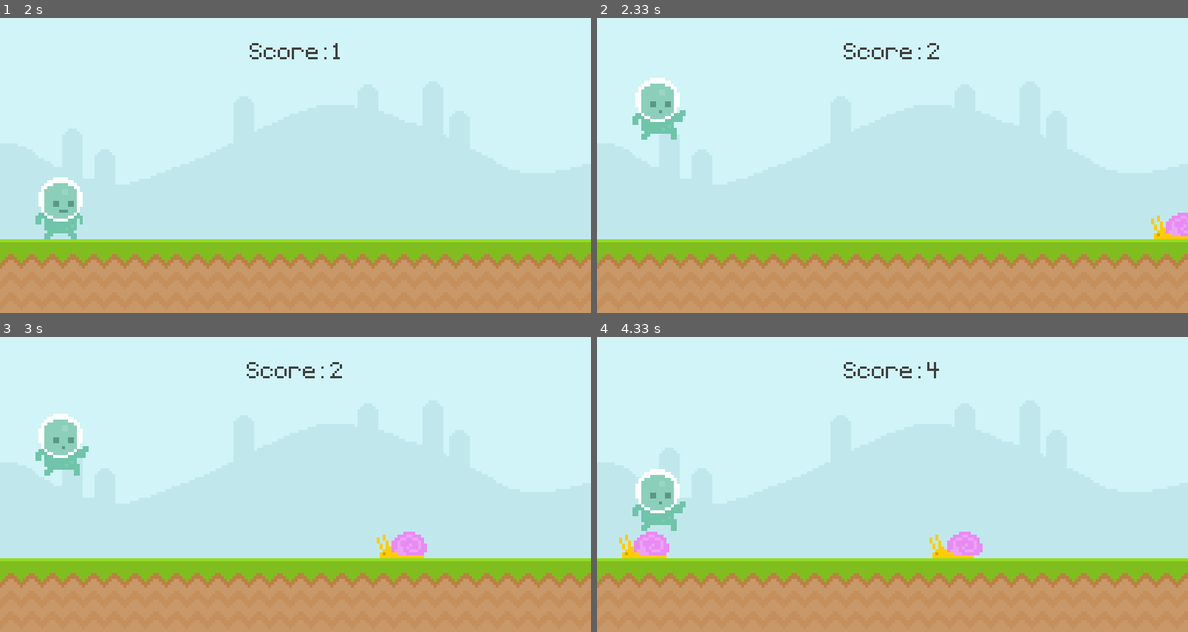
Above: before the commit, frames 1-4 (two rows, left to right).
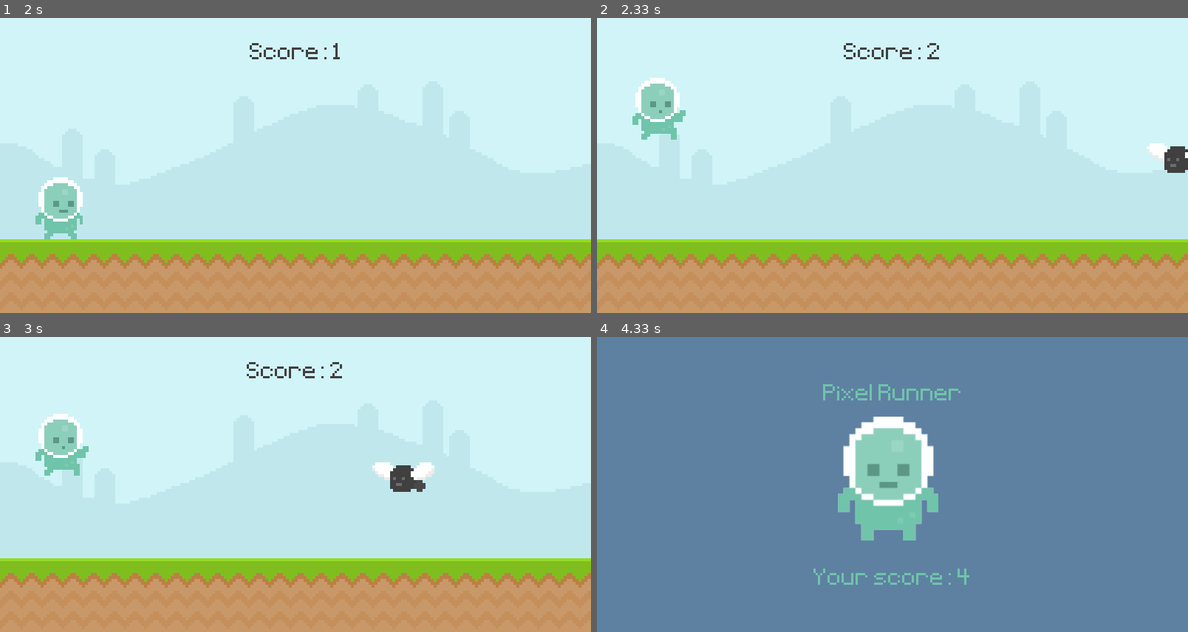
Above: after the commit, the same moments.

Repository: Thower56/Pygame_Runner
Game: pygame game, started from main.py
The game is run twice, just before and just after one commit, with the same random seed, the same clock (stepped at 60 frames per second) and the same inputs.
Inputs:
- Up to frame 1 (2 s): tap Space at 0.33 s; hold Space 0.67-1.13 s
- Up to frame 2 (2.33 s): tap Space at 2.17 s
- Up to frame 3 (3 s): tap Space at 2.57, 2.87 s
- Up to frame 4 (4.33 s): tap Space at 3.4, 3.7, 3.9 s

Frame 1 is identical in both runs. In frame 2, 0.9% of the frame differs, in the area x 93-100%, y 42-75%; in frame 3, 1.3%; in frame 4, 100%, in the area x 0-100%, y 0-100%.

Commit message:
classes GameLogic

Diff:
--- a/GameEngine.py
+++ b/GameEngine.py
@@ -4,59 +4,39 @@
 from Graphic import Graphic
 from Sound import Sound
 from random import choice
+from GameLogic import GameLogic
 
 class GameEngine:
     def __init__(self):
         pygame.init()
-        self.game_active = False
-        self.start_time = None
-        self.score = 0
 
+        self.game_logic = GameLogic()
         self.graphic = Graphic()
+
         self.player = pygame.sprite.GroupSingle()
+        self.obstacle_group = pygame.sprite.Group()
         self.player.add(Player())
+
         self.music = Sound()
         self.music.play()
 
-        self.obstacle_group = pygame.sprite.Group()
-
-        self.obstacle_timer = pygame.USEREVENT + 1
-        pygame.time.set_timer(self.obstacle_timer, 1500)
         self.clock = pygame.time.Clock()
-
-    def handle_event(self, event):
-        if event.type == pygame.QUIT:
-            pygame.quit()
-            exit()
-        elif not self.game_active and event.type == pygame.KEYDOWN and event.key == pygame.K_SPACE:
-            self.game_active = True
-            self.start_time = int(pygame.time.get_ticks()/1000)
-        elif self.game_active and event.type == self.obstacle_timer:
-            self.obstacle_group.add(Obstacle(choice(['fly', 'snail', 'snail', 'snail'])))
-
-    def collisions_sprite(self):
-        if pygame.sprite.spritecollide(self.player.sprite, self.obstacle_group,False):
-            self.obstacle_group.empty()
-            return False
-        else: return True
 
     def update(self):
         self.graphic.display_score()
         self.player.update()
         self.obstacle_group.update()
         self.graphic.display_score()
-        self.game_active = self.collisions_sprite()
-
-
+        self.game_logic.collisions_sprite(self.player, self.obstacle_group)
 
     def run(self):
         while True:
             for event in pygame.event.get():
-                self.handle_event(event)
-            if self.game_active:
+                self.game_logic.handle_event(event, self.obstacle_group)
+            if self.game_logic.game_active:
                 self.graphic.draw(self.player, self.obstacle_group)
                 self.update()
-            elif self.game_active == False:
+            elif self.game_logic.game_active == False:
                 self.graphic.gameover()
                 self.score = 0
             pygame.display.update()
--- /dev/null
+++ b/GameLogic.py
@@ -0,0 +1,27 @@
+import pygame
+from Obstacle import Obstacle
+from random import choice
+
+class GameLogic():
+    def __init__(self):
+        self.game_active = False
+
+        self.obstacle_timer = pygame.USEREVENT + 1
+        pygame.time.set_timer(self.obstacle_timer, 1500)
+        self.clock = pygame.time.Clock()
+
+    def collisions_sprite(self, p_player, p_obstacle_group):
+        if pygame.sprite.spritecollide(p_player.sprite, p_obstacle_group,False):
+            p_obstacle_group.empty()
+            self.game_active = False
+        else: self.game_active = True
+
+    def handle_event(self, event, p_obstacle_group):
+        if event.type == pygame.QUIT:
+            pygame.quit()
+            exit()
+        elif not self.game_active and event.type == pygame.KEYDOWN and event.key == pygame.K_SPACE:
+            self.game_active = True
+            self.start_time = int(pygame.time.get_ticks()/1000)
+        elif self.game_active and event.type == self.obstacle_timer:
+            p_obstacle_group.add(Obstacle(choice(['fly', 'snail', 'snail', 'snail'])))
